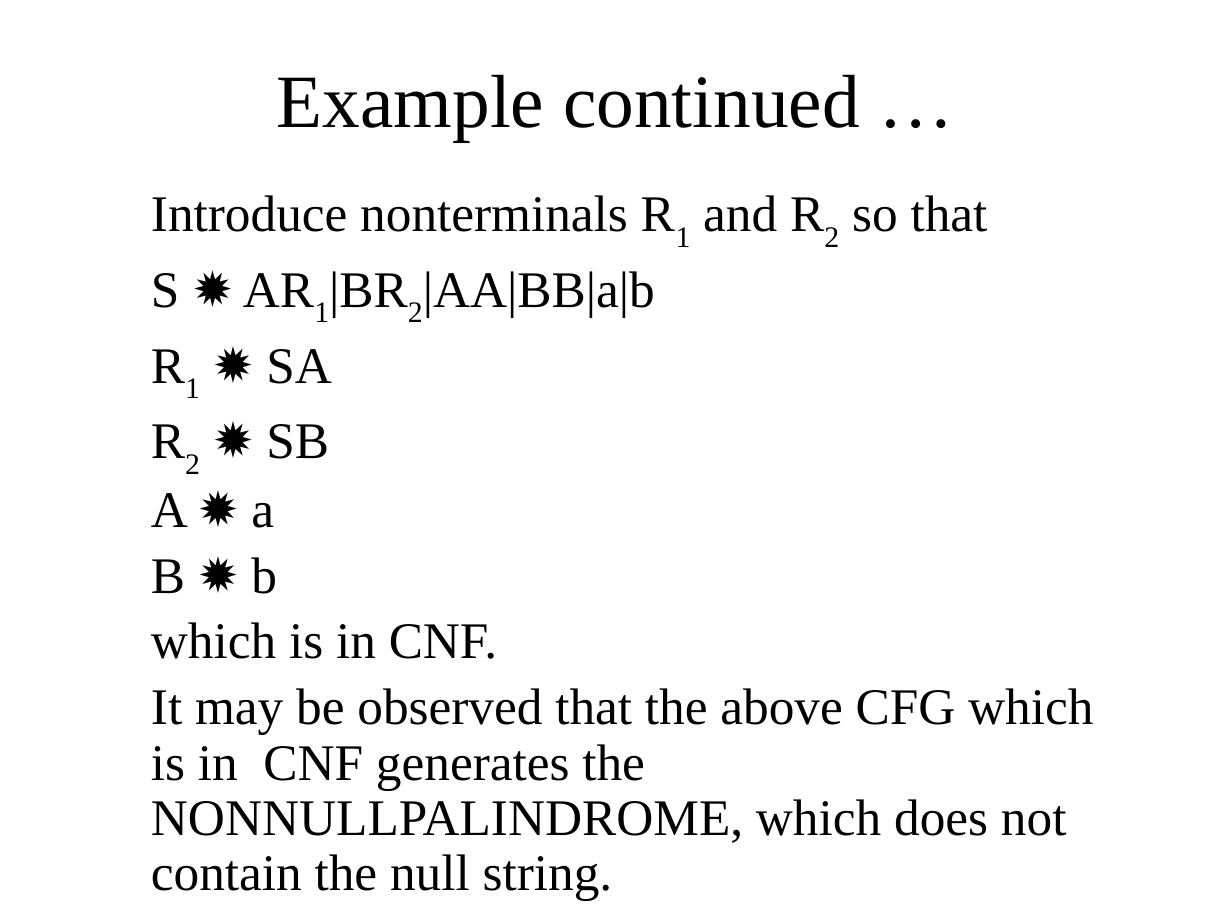
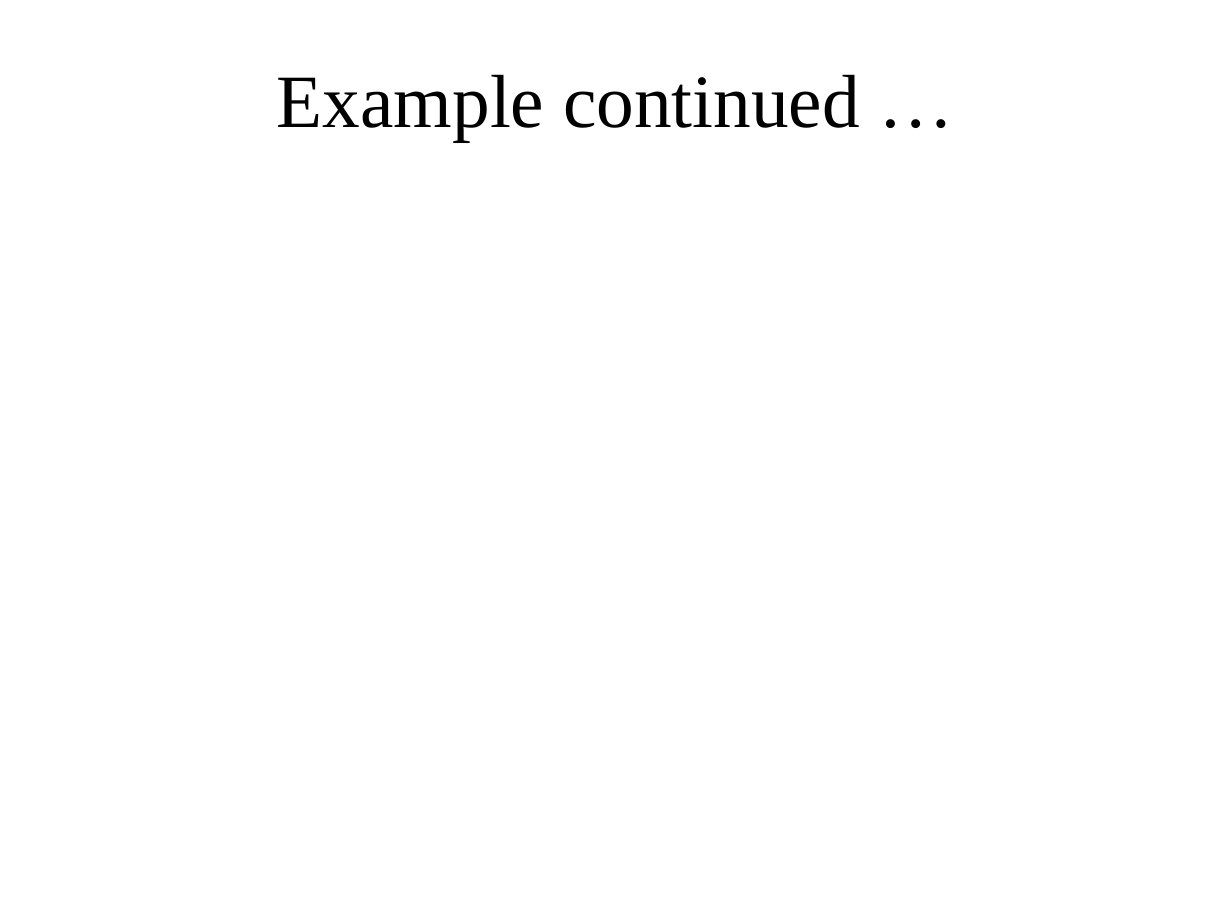
Before and after one commit to bamboat3/toa, a slide deck: slide 8 of Lesson 36.pptx (slide 6 before the commit). Drawn at 1232x924 pixels with LibreOffice and Linux fonts; fonts in the diff are those of the drawing; grey boxes stand for pictures. Boxes give left, top, right and bottom in pixels: in the first picture for what was removed or moved away, otherwise in the second. Text is boxed around its words. In the diff, an @@ line names an element or a change of style, - is before the commit and + after.

```diff
--- a/Lesson 36.pptx
+++ b/Lesson 36.pptx
@@ text removed at [151,195,1093,901] @@
-Introduce nonterminals R1 and R2 so that
-S ✹ AR1|BR2|AA|BB|a|b
-R1 ✹ SA
-R2 ✹ SB
-A ✹ a
-B ✹ b
-which is in CNF.
-It may be observed that the above CFG which is in CNF generates the NONNULLPALINDROME, which does not contain the null string.
```
Also in this commit, not shown: 3 other slides changed, 10 slides added, 13 slides removed, 1 other file.
